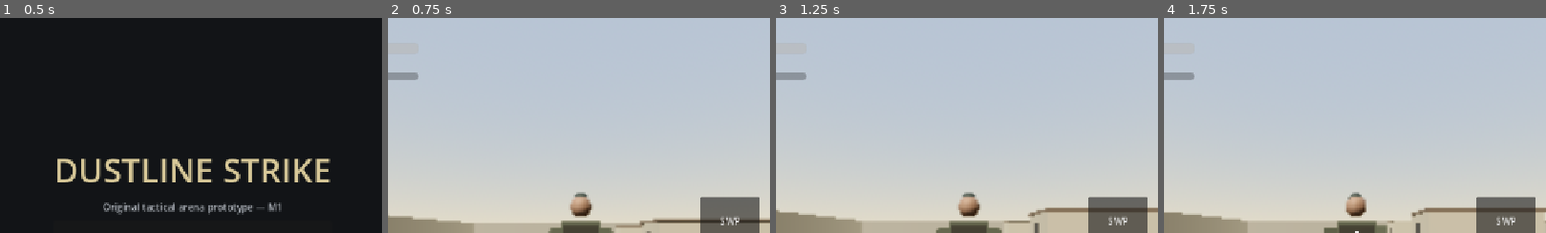
Above: before the commit, frames 1-4 (left to right).
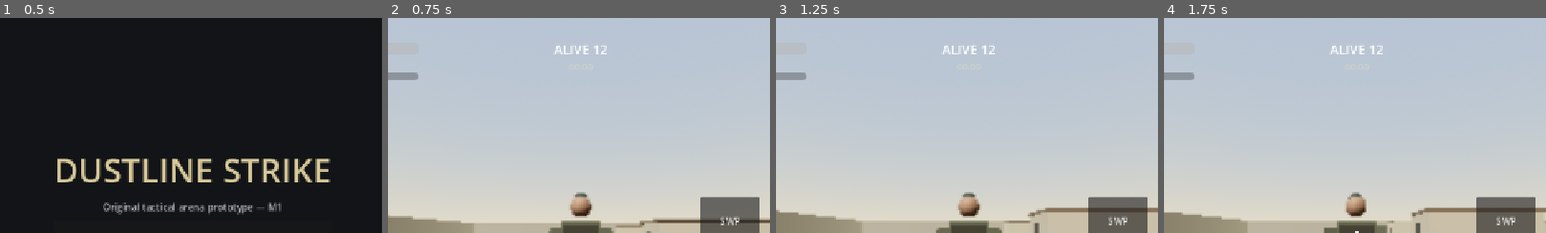
Above: after the commit, the same moments.

Repository: Srizvi786/New-repo
Game: Godot game, scene res://main/Main.tscn
The game is run twice, just before and just after one commit, with the same random seed, the same clock (stepped at 60 frames per second) and the same inputs.
Inputs (mouse positions are % of the whole screen's width and height, from its top left):
- Up to frame 1 (0.5 s): no input
- Up to frame 2 (0.75 s): click "DEPLOY (PLAY)" at 0.5 s
- Up to frame 3 (1.25 s): no input
- Up to frame 4 (1.75 s): tap Enter at 1.25 s; drag from (12, 79) to (60, 28) at 1.27 s
The pictures show only the part of the screen within x 25-75%, y 0-50%; the shares and areas given below are measured in that part.

Frame 1 is identical in both runs. In frame 2, 0.2% of the frame differs, in the area x 43-58%, y 12-17%; in frame 3, 0.2%; in frame 4, 0.2%.
Error in both runs: Invalid call. Nonexistent 'int' constructor. (res://src/weapons/WeaponInventory.gd:29)

Commit message:
feat: milestone 8 match system with kills alive counter and results

Diff:
--- a/main/Main.gd
+++ b/main/Main.gd
@@ -18,9 +18,13 @@
 var weapon: Node3D = null
 var loot_mgr: Node = null
 var bot_mgr: Node = null
+var match_mgr: Node = null
+var results: Control = null
 
 const LOOT_SCRIPT := "res://src/items/LootManager.gd"
 const BOTMGR_SCRIPT := "res://src/bots/BotManager.gd"
+const MATCH_SCRIPT := "res://src/match/MatchManager.gd"
+const RESULTS_SCENE := "res://src/ui/Results.tscn"
 
 func _ready() -> void:
 	# Runtime helpers (kept out of the .tscn so Main.tscn stays trivial/robust).
@@ -53,12 +57,23 @@
 	if menu:
 		menu.queue_free()
 		menu = null
+	if results:
+		results.queue_free()
+		results = null
 	await get_tree().process_frame
+	await _deploy()
+
+func _deploy() -> void:
+	# Full match deploy: arena -> loot -> player -> bots -> match wiring.
+	if hud:
+		hud.queue_free()
+		hud = null
 	var gm := get_node("/root/GameManager")
 	await gm.call("start_play", world_root)
 	_ensure_loot()
 	_spawn_player()
 	_ensure_bots()
+	_start_match()
 
 func _ensure_bots() -> void:
 	if bot_mgr == null:
@@ -83,18 +98,51 @@
 	if arena and arena.has_method("get_loot_points"):
 		loot_mgr.call("spawn_loot", arena.call("get_loot_points"))
 
-func _on_player_died(_attacker: String) -> void:
-	# M4 test loop: redeploy after 3s. M8 replaces this with the results screen.
-	await get_tree().create_timer(3.0).timeout
+func _start_match() -> void:
+	if match_mgr == null:
+		var ms: Script = load(MATCH_SCRIPT)
+		match_mgr = Node.new()
+		match_mgr.set_script(ms)
+		match_mgr.name = "MatchManager"
+		add_child(match_mgr)
+		match_mgr.connect("match_ended", _on_match_ended)
+	match_mgr.call("start_match", player, bot_mgr.get("bots"))
 	if hud:
-		hud.queue_free()
-		hud = null
-	if touch:
-		pass # reused across respawns
+		hud.call("bind_match", match_mgr)
+
+func _on_match_ended(result: Dictionary) -> void:
+	# Freeze the battlefield behind the results screen.
+	if player:
+		player.set_physics_process(false)
+	if bot_mgr:
+		for b in bot_mgr.get("bots"):
+			if is_instance_valid(b):
+				b.set_physics_process(false)
+	var packed: PackedScene = load(RESULTS_SCENE)
+	results = packed.instantiate() as Control
+	ui_root.add_child(results)
+	results.call("show_result", result)
+	results.connect("replay_requested", _on_replay)
+	results.connect("menu_requested", _to_menu)
+
+func _on_replay() -> void:
+	if results:
+		results.queue_free()
+		results = null
+	await get_tree().process_frame
+	await _deploy()
+
+func _to_menu() -> void:
+	if results:
+		results.queue_free()
+		results = null
+	if bot_mgr:
+		bot_mgr.call("clear")
+	if loot_mgr:
+		loot_mgr.call("clear")
 	var gm := get_node("/root/GameManager")
-	await gm.call("start_play", world_root)
-	_spawn_player()
-	_ensure_bots()
+	gm.call("goto_menu")
+	_show_menu()
 
 func _clear_world() -> void:
 	for c in world_root.get_children():
@@ -122,8 +170,7 @@
 	var cam := rig.call("get_camera") as Camera3D
 	weapon.call("setup", cam, player)
 	player.call("bind", input_mgr, weapon)
-	if player.has_signal("died"):
-		player.connect("died", _on_player_died)
+	# Deaths are owned by MatchManager (M8); no direct connect here.
 	# HUD (rebuilt per life; touch controls persist across respawns).
 	var hpacked: PackedScene = load(HUD_SCENE)
 	hud = hpacked.instantiate() as Control
--- a/src/match/MatchManager.gd
+++ b/src/match/MatchManager.gd
@@ -1,19 +1,84 @@
 extends Node
-## MatchManager stub (M8). Local/offline phases only. Server-authoritative later (M11).
+## MatchManager (M8) — offline BR match: spawn wiring, kill feed, alive count,
+## timer, win/lose detection. Server-authoritative version lands in M11.
 class_name MatchManager
 
-enum Phase { LOBBY, DROP, LOOT, COMBAT, ZONE, END }
+enum Phase { LOBBY, DROP, COMBAT, END }
+
+signal killfeed(msg: String)
+signal match_ended(result: Dictionary)
 
 var phase: int = Phase.LOBBY
-var alive: int = 1
-var kills: int = 0
-var timer_s: float = 0.0
+var player = null
+var player_name: String = "You"
+var player_kills: int = 0
+var match_time: float = 0.0
+var result: Dictionary = {}
 
-func start_match(player_count: int) -> void:
+func start_match(p, bots: Array) -> void:
+	player = p
+	player_kills = 0
+	match_time = 0.0
+	result = {}
 	phase = Phase.DROP
-	alive = player_count
-	kills = 0
-	timer_s = 0.0
+	if player and player.has_signal("died"):
+		if not player.is_connected("died", _on_player_died):
+			player.connect("died", _on_player_died)
+	for b in bots:
+		if is_instance_valid(b) and b.has_signal("died"):
+			if not b.is_connected("died", _on_bot_died):
+				b.connect("died", _on_bot_died)
+	phase = Phase.COMBAT
+	emit_signal("killfeed", "Match started — %d combatants" % alive_count())
+
+func _process(delta: float) -> void:
+	if phase == Phase.COMBAT:
+		match_time += delta
+
+func alive_bots() -> int:
+	var n := 0
+	for b in get_tree().get_nodes_in_group("bots"):
+		if is_instance_valid(b) and bool(b.get("alive")):
+			n += 1
+	return n
+
+func player_alive() -> bool:
+	return player and is_instance_valid(player) and bool(player.get("alive"))
+
+func alive_count() -> int:
+	return alive_bots() + (1 if player_alive() else 0)
+
+func time_str() -> String:
+	var s := int(match_time)
+	return "%02d:%02d" % [s / 60, s % 60]
+
+func _on_bot_died(bot) -> void:
+	var attacker := ""
+	if bot.get("health_node"):
+		attacker = str(bot.get("health_node").get("last_attacker"))
+	_register_kill(str(bot.get("bot_name")), attacker)
+	if player_alive() and alive_bots() == 0:
+		_finish(true, 1)
+
+func _on_player_died(attacker: String) -> void:
+	_register_kill(player_name, attacker)
+	_finish(false, alive_count() + 1)
+
+func _register_kill(victim: String, attacker: String) -> void:
+	if attacker == "" or attacker == victim:
+		emit_signal("killfeed", "%s went down" % victim)
+	else:
+		emit_signal("killfeed", "%s  ▸  %s" % [attacker, victim])
+		if attacker == player_name:
+			player_kills += 1
+
+func _finish(victory: bool, placement: int) -> void:
+	if phase == Phase.END:
+		return
+	phase = Phase.END
+	result = {"victory": victory, "placement": placement,
+		"kills": player_kills, "time": time_str(), "alive": alive_count()}
+	emit_signal("match_ended", result)
 
 func to_results() -> Dictionary:
-	return {"winner": "You", "placement": 1, "kills": kills}
+	return result
--- a/src/ui/HUD.gd
+++ b/src/ui/HUD.gd
@@ -9,6 +9,11 @@
 @onready var _cross: CenterContainer = $Crosshair
 @onready var _hitmark: Label = $Crosshair/Hitmark
 @onready var _prompt: Label = $InteractPrompt
+@onready var _alive: Label = $TopCenter/AliveLabel
+@onready var _timer: Label = $TopCenter/TimerLabel
+@onready var _feed: VBoxContainer = $TopCenter/FeedBox
+
+var match_mgr: Node = null
 @onready var _panel: PanelContainer = $InvPanel
 @onready var _cap: Label = $InvPanel/Margin/InvBox/CapLabel
 @onready var _items_box: VBoxContainer = $InvPanel/Margin/InvBox/ItemsBox
@@ -36,6 +41,24 @@
 		var inv = player.get("inventory")
 		if inv.has_signal("changed") and not inv.is_connected("changed", _rebuild_list):
 			inv.connect("changed", _rebuild_list)
+
+func bind_match(m: Node) -> void:
+	match_mgr = m
+	if match_mgr and match_mgr.has_signal("killfeed"):
+		if not match_mgr.is_connected("killfeed", push_kill):
+			match_mgr.connect("killfeed", push_kill)
+
+func push_kill(msg: String) -> void:
+	var lab := Label.new()
+	lab.text = msg
+	lab.horizontal_alignment = HORIZONTAL_ALIGNMENT_CENTER
+	lab.add_theme_font_size_override("font_size", 14)
+	_feed.add_child(lab)
+	while _feed.get_child_count() > 4:
+		_feed.get_child(0).queue_free()
+	await get_tree().create_timer(6.0).timeout
+	if is_instance_valid(lab):
+		lab.queue_free()
 
 func set_prompt(t: String) -> void:
 	if _msg_t <= 0.0:
@@ -75,6 +98,9 @@
 		_hp.value = float(player.get("health"))
 	if player and "armor" in player:
 		_armor.value = float(player.get("armor"))
+	if match_mgr:
+		_alive.text = "ALIVE %d" % int(match_mgr.call("alive_count"))
+		_timer.text = str(match_mgr.call("time_str"))
 	if player and "anim_state" in player:
 		var st := str(player.get("anim"))
 		_state.text = "M1  •  %s  •  OFFLINE" % str(player.get("anim_state"))
--- a/src/ui/HUD.tscn
+++ b/src/ui/HUD.tscn
@@ -46,6 +46,37 @@
 max_value=100.0
 value=0.0
 show_percentage=false
+
+[node name="TopCenter" type="VBoxContainer" parent="."]
+layout_mode=1
+anchors_preset=10
+anchor_left=0.5
+anchor_right=0.5
+offset_left=-200.0
+offset_top=12.0
+offset_right=200.0
+offset_bottom=120.0
+grow_horizontal=2
+theme_override_constants/separation=2
+alignment=1
+
+[node name="AliveLabel" type="Label" parent="TopCenter"]
+layout_mode=2
+theme_override_font_sizes/font_size=22
+text="ALIVE 12"
+horizontal_alignment=1
+
+[node name="TimerLabel" type="Label" parent="TopCenter"]
+layout_mode=2
+theme_override_font_sizes/font_size=15
+theme_override_colors/font_color=Color(0.8, 0.82, 0.78, 1)
+text="00:00"
+horizontal_alignment=1
+
+[node name="FeedBox" type="VBoxContainer" parent="TopCenter"]
+layout_mode=2
+theme_override_constants/separation=2
+alignment=1
 
 [node name="TopRight" type="VBoxContainer" parent="."]
 layout_mode=1
--- /dev/null
+++ b/src/ui/Results.gd
@@ -0,0 +1,22 @@
+extends Control
+## Results — VICTORY / DEFEAT screen with stats. Original layout.
+signal replay_requested
+signal menu_requested
+
+@onready var _title: Label = $Dim/Center/VBox/Title
+@onready var _stats: Label = $Dim/Center/VBox/Stats
+
+func _ready() -> void:
+	$Dim/Center/VBox/Buttons/Again.pressed.connect(func() -> void: emit_signal("replay_requested"))
+	$Dim/Center/VBox/Buttons/Menu.pressed.connect(func() -> void: emit_signal("menu_requested"))
+
+func show_result(r: Dictionary) -> void:
+	visible = true
+	if bool(r.get("victory", false)):
+		_title.text = "VICTORY  #1"
+		_title.add_theme_color_override("font_color", Color(0.95, 0.8, 0.3))
+	else:
+		_title.text = "DEFEAT  #%d" % int(r.get("placement", 12))
+		_title.add_theme_color_override("font_color", Color(0.9, 0.35, 0.3))
+	_stats.text = "Kills: %d\nSurvived: %s\nCombatants left: %d" % [
+		int(r.get("kills", 0)), str(r.get("time", "00:00")), int(r.get("alive", 0))]
--- /dev/null
+++ b/src/ui/Results.tscn
@@ -0,0 +1,64 @@
+[gd_scene load_steps=2 format=3]
+
+[ext_resource type="Script" path="res://src/ui/Results.gd" id="1_r"]
+
+[node name="Results" type="Control"]
+visible=false
+layout_mode=3
+anchors_preset=15
+anchor_right=1.0
+anchor_bottom=1.0
+grow_horizontal=2
+grow_vertical=2
+script=ExtResource("1_r")
+
+[node name="Dim" type="ColorRect" parent="."]
+layout_mode=1
+anchors_preset=15
+anchor_right=1.0
+anchor_bottom=1.0
+grow_horizontal=2
+grow_vertical=2
+color=Color(0.03, 0.04, 0.05, 0.82)
+
+[node name="Center" type="CenterContainer" parent="Dim"]
+layout_mode=1
+anchors_preset=15
+anchor_right=1.0
+anchor_bottom=1.0
+grow_horizontal=2
+grow_vertical=2
+
+[node name="VBox" type="VBoxContainer" parent="Dim/Center"]
+layout_mode=2
+custom_minimum_size=Vector2(420, 0)
+theme_override_constants/separation=14
+
+[node name="Title" type="Label" parent="Dim/Center/VBox"]
+layout_mode=2
+theme_override_font_sizes/font_size=54
+text="VICTORY #1"
+horizontal_alignment=1
+
+[node name="Stats" type="Label" parent="Dim/Center/VBox"]
+layout_mode=2
+theme_override_font_sizes/font_size=20
+text="Kills: 0"
+horizontal_alignment=1
+
+[node name="Buttons" type="HBoxContainer" parent="Dim/Center/VBox"]
+layout_mode=2
+theme_override_constants/separation=12
+alignment=1
+
+[node name="Again" type="Button" parent="Dim/Center/VBox/Buttons"]
+layout_mode=2
+custom_minimum_size=Vector2(180, 52)
+theme_override_font_sizes/font_size=20
+text="PLAY AGAIN"
+
+[node name="Menu" type="Button" parent="Dim/Center/VBox/Buttons"]
+layout_mode=2
+custom_minimum_size=Vector2(180, 52)
+theme_override_font_sizes/font_size=20
+text="MENU"
Not shown, changed: scripts/validate_project.py
Not shown, changed: tests/test_project_structure.py
